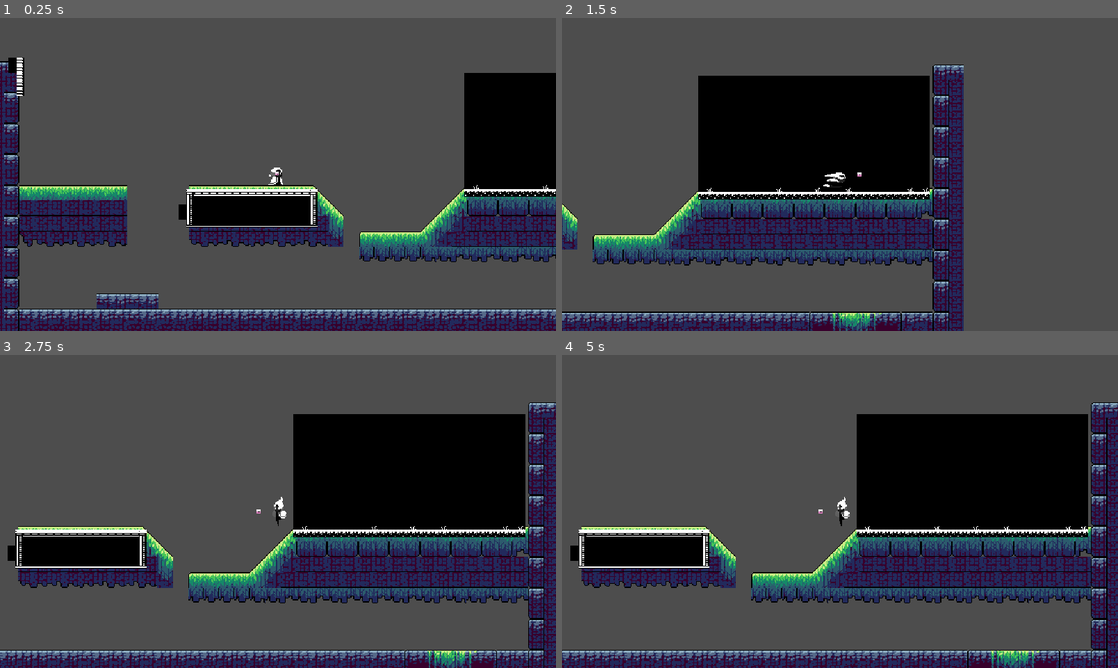
Above: before the commit, frames 1-4 (two rows, left to right).
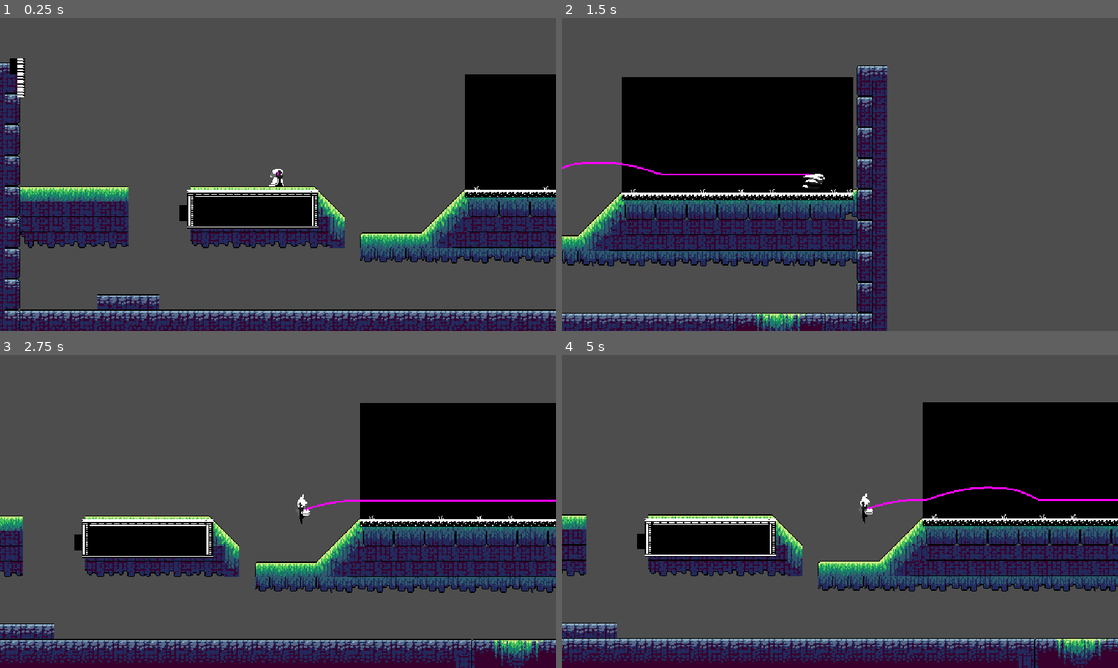
Above: after the commit, the same moments.

Repository: MaybeAnAdult/PioInteractiveGame1
Game: Godot game, scene res://node_2d.tscn
The game is run twice, just before and just after one commit, with the same random seed, the same clock (stepped at 60 frames per second) and the same inputs.
Inputs (mouse positions are in pixels of both pictures, inside the frame that each line leads up to):
- Up to frame 1 (0.25 s): no input
- Up to frame 2 (1.5 s): move the mouse to (962, 158) at 0.52 s; hold Right (move_right) from 0.53 s (still down); tap D (dash) at 0.6 s; tap Space (jump) at 0.77 s; move the mouse to (728, 190) at 1.27 s; tap A (attack) at 1.35 s
- Up to frame 3 (2.75 s): tap Space (jump) at 1.52 s; tap D (dash) at 1.55, 2.1 s; move the mouse to (333, 442) at 2.02 s; release Right (move_right) at 2.03 s; hold Left (move_left) from 2.03 s (still down)
- Up to frame 4 (5 s): move the mouse to (812, 574) at 2.77 s; release Left (move_left) at 2.78 s; hold Right (move_right) 2.78-4.28 s; tap D (dash) at 2.85, 3.8, 4.35 s; tap Space (jump) at 3.02, 3.77, 4.52 s; move the mouse to (1006, 558) at 3.52 s; tap A (attack) at 3.6 s; move the mouse to (673, 464) at 4.27 s; hold Left (move_left) from 4.28 s (still down)

The runs differ from the first frame. In frame 1, 13% of the frame differs, in the area x 0-100%, y 12-100%; in frame 2, 30%; in frame 3, 35%; in frame 4, 35%, in the area x 0-100%, y 15-100%.

Commit message:
dash changed a little

Diff:
--- a/pio-interactive-game-1-placeholder/playercomponent.tscn
+++ b/pio-interactive-game-1-placeholder/playercomponent.tscn
@@ -802,7 +802,9 @@
 
 [node name="dash" type="Node" parent="Player" unique_id=1417286952]
 script = ExtResource("13_tfb15")
-max_dashes = 6
+velocity_kept = 0.5
+max_dashes = 2000
+dash_cooldown = 0.0
 afterimage_interval = 0.04
 afterimage_opacity = 1.0
 
@@ -814,16 +816,15 @@
 [node name="Camera2D" type="Camera2D" parent="Player" unique_id=1963275285]
 position = Vector2(1, 7)
 limit_smoothed = true
-position_smoothing_enabled = true
 position_smoothing_speed = 15.0
 script = ExtResource("10_ipct0")
 
 [node name="Sprite2D" type="Sprite2D" parent="Player/Camera2D" unique_id=1997342320]
+visible = false
 scale = Vector2(0.1, 0.1)
 texture = ExtResource("11_twkuv")
 
 [node name="Trail2D" type="Line2D" parent="Player" unique_id=731634457]
-visible = false
 width = 2.0
 default_color = Color(1, 0, 1, 1)
 script = ExtResource("12_7mihv")
